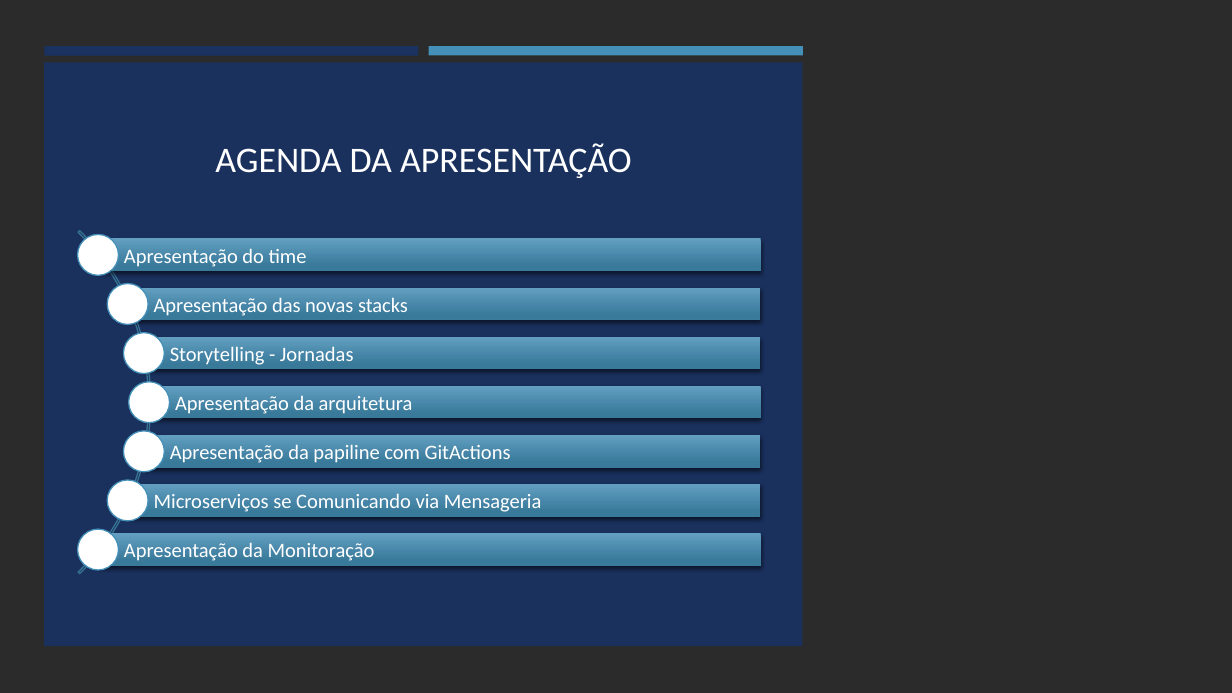
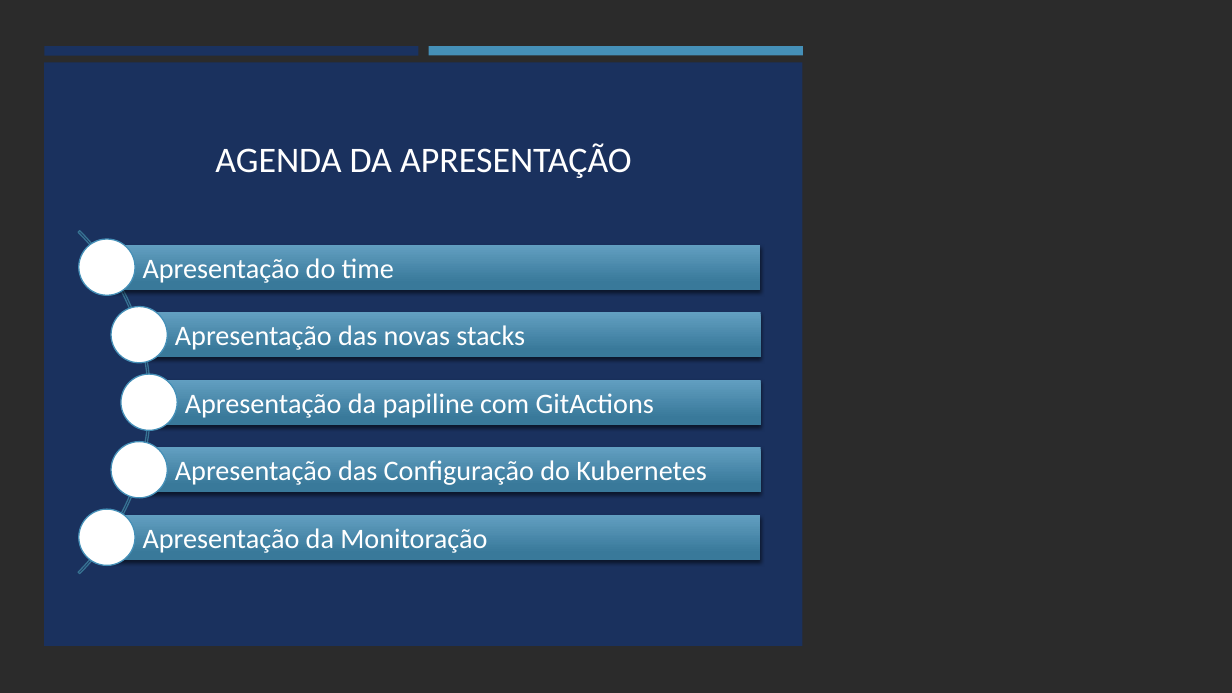
Before and after one commit to codes-and-technology/contatos, a slide deck: slide 2 of docs/Tech Challenge Fase 4/Desenho da Solução Tech Challenge - Fase 4 v1.pptx. Drawn at 1232x693 pixels with LibreOffice and Linux fonts; fonts in the diff are those of the drawing; background and template pictures are left out; a plain dark background stands for a picture behind light text. Boxes give left, top, right and bottom in pixels: in the first picture for what was removed or moved away, otherwise in the second. Text is boxed around its words. In the diff, an @@ line names an element or a change of style, - is before the commit and + after.

```diff
--- a/docs/Tech Challenge Fase 4/Desenho da Solução Tech Challenge - Fase 4 v1.pptx
+++ b/docs/Tech Challenge Fase 4/Desenho da Solução Tech Challenge - Fase 4 v1.pptx
@@ ellipse: place and size @@
-ellipse at <box>78,235,118,275</box>
+ellipse at <box>79,239,135,296</box>
@@ text "Apresentação do time": place and size @@
-text "Apresentação do time" at <box>124,248,307,267</box>
+text "Apresentação do time" at <box>143,258,394,283</box>
@@ rectangle: place and size @@
-rectangle at <box>98,238,761,271</box>
+rectangle at <box>107,245,761,290</box>
@@ ellipse: place and size @@
-ellipse at <box>124,333,165,373</box>
+ellipse at <box>111,307,167,363</box>
@@ text "Apresentação das novas stacks": place and size @@
-text "Apresentação das novas stacks" at <box>154,297,408,316</box>
+text "Apresentação das novas stacks" at <box>175,325,525,350</box>
@@ rectangle: place and size @@
-rectangle at <box>144,336,761,369</box>
+rectangle at <box>140,312,761,358</box>
@@ ellipse: place and size @@
-ellipse at <box>128,382,169,422</box>
+ellipse at <box>121,374,177,431</box>
@@ size 16 to 22 pt; more space between paragraphs in 4 elements at <box>143,528,487,553</box>, <box>143,258,394,283</box>, <box>175,325,525,350</box>, <box>185,393,654,418</box> @@
@@ text "Apresentação da papiline com GitActions": place and size @@
-text "Apresentação da papiline com GitActions" at <box>170,444,511,463</box>
+text "Apresentação da papiline com GitActions" at <box>185,393,654,418</box>
@@ rectangle: place and size @@
-rectangle at <box>149,386,761,419</box>
+rectangle at <box>149,380,761,425</box>
@@ ellipse: place and size @@
-ellipse at <box>124,431,165,471</box>
+ellipse at <box>111,442,167,498</box>
@@ rectangle: place and size @@
-rectangle at <box>144,435,761,468</box>
+rectangle at <box>140,447,761,493</box>
@@ text added at <box>175,460,706,485</box>, 22 pt, text #FFFFFF @@
+Apresentação das Configuração do Kubernetes
@@ ellipse: place and size @@
-ellipse at <box>78,530,118,570</box>
+ellipse at <box>79,509,135,566</box>
@@ group removed at <box>107,284,761,520</box>: 3 texts, 2 rectangles, 2 ellipses @@
-Storytelling - Jornadas
-Apresentação da arquitetura
-Microserviços se Comunicando via Mensageria
@@ text "Apresentação da Monitoração": place and size @@
-text "Apresentação da Monitoração" at <box>124,542,375,561</box>
+text "Apresentação da Monitoração" at <box>143,528,487,553</box>
@@ rectangle: place and size @@
-rectangle at <box>98,533,761,566</box>
+rectangle at <box>107,515,761,560</box>
```
Also in this commit, not shown: 9 other slides changed.
